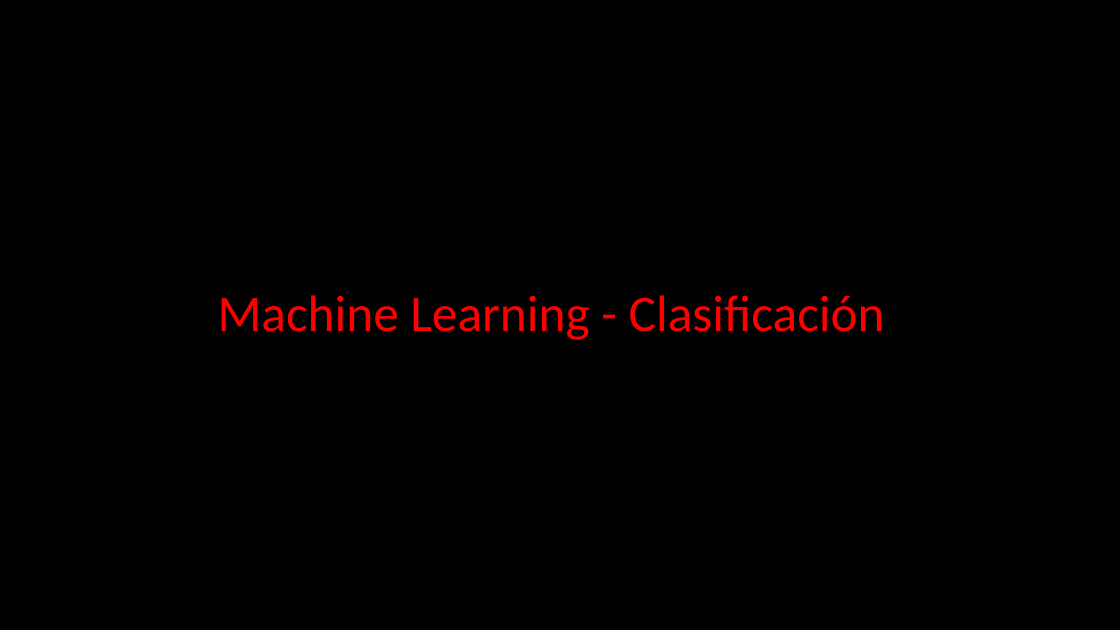
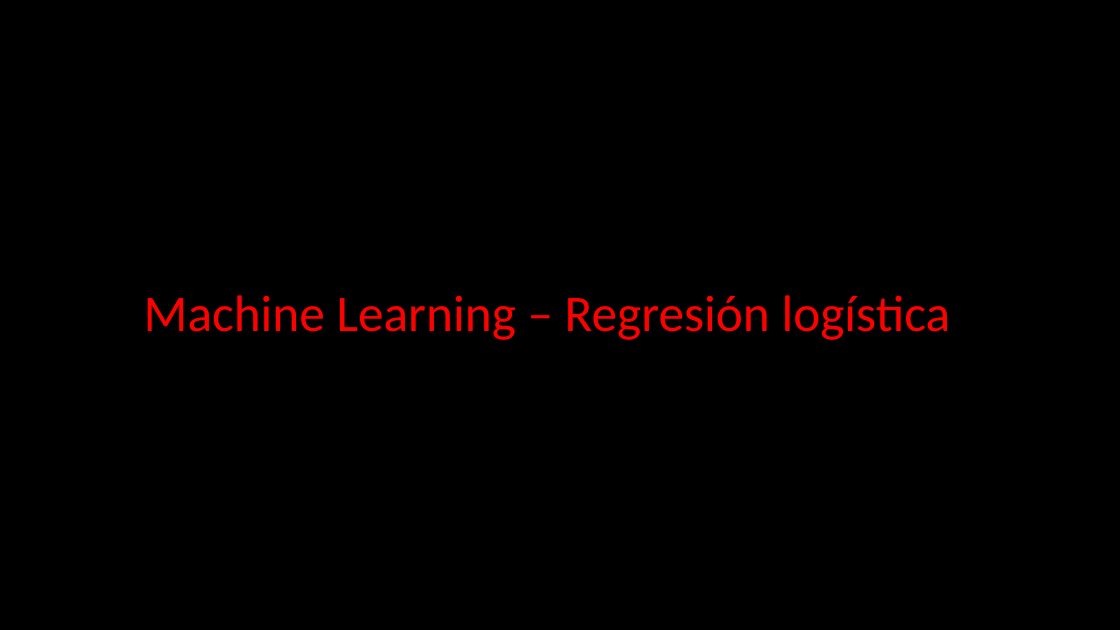
Before and after one commit to Clapiniella/data_science_jun_2020, a slide deck: slide 1 of week8/day3/theory/Machine Learning - Logistic Regression.pptx. Drawn at 1120x630 pixels with LibreOffice and Linux fonts; fonts in the diff are those of the drawing. Boxes give left, top, right and bottom in pixels: in the first picture for what was removed or moved away, otherwise in the second. Text is boxed around its words. In the diff, an @@ line names an element or a change of style, - is before the commit and + after.

```diff
--- a/week8/day3/theory/Machine Learning - Logistic Regression.pptx
+++ b/week8/day3/theory/Machine Learning - Logistic Regression.pptx
@@ title at [144, 295, 951, 340]: text changed @@
-Machine Learning - Clasificación
+Machine Learning – Regresión logística
```
Also in this commit, not shown: 5 other files.
